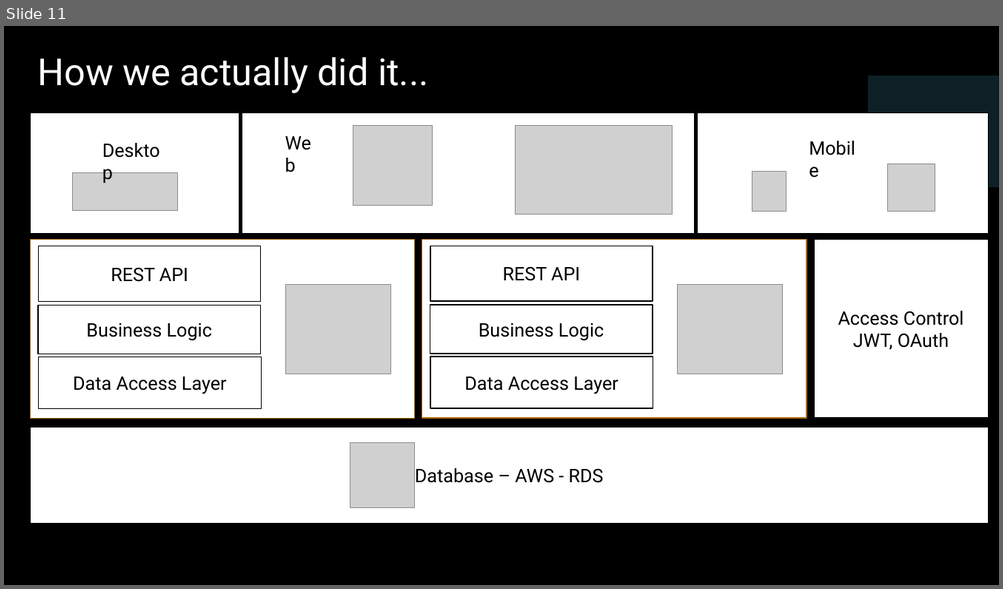
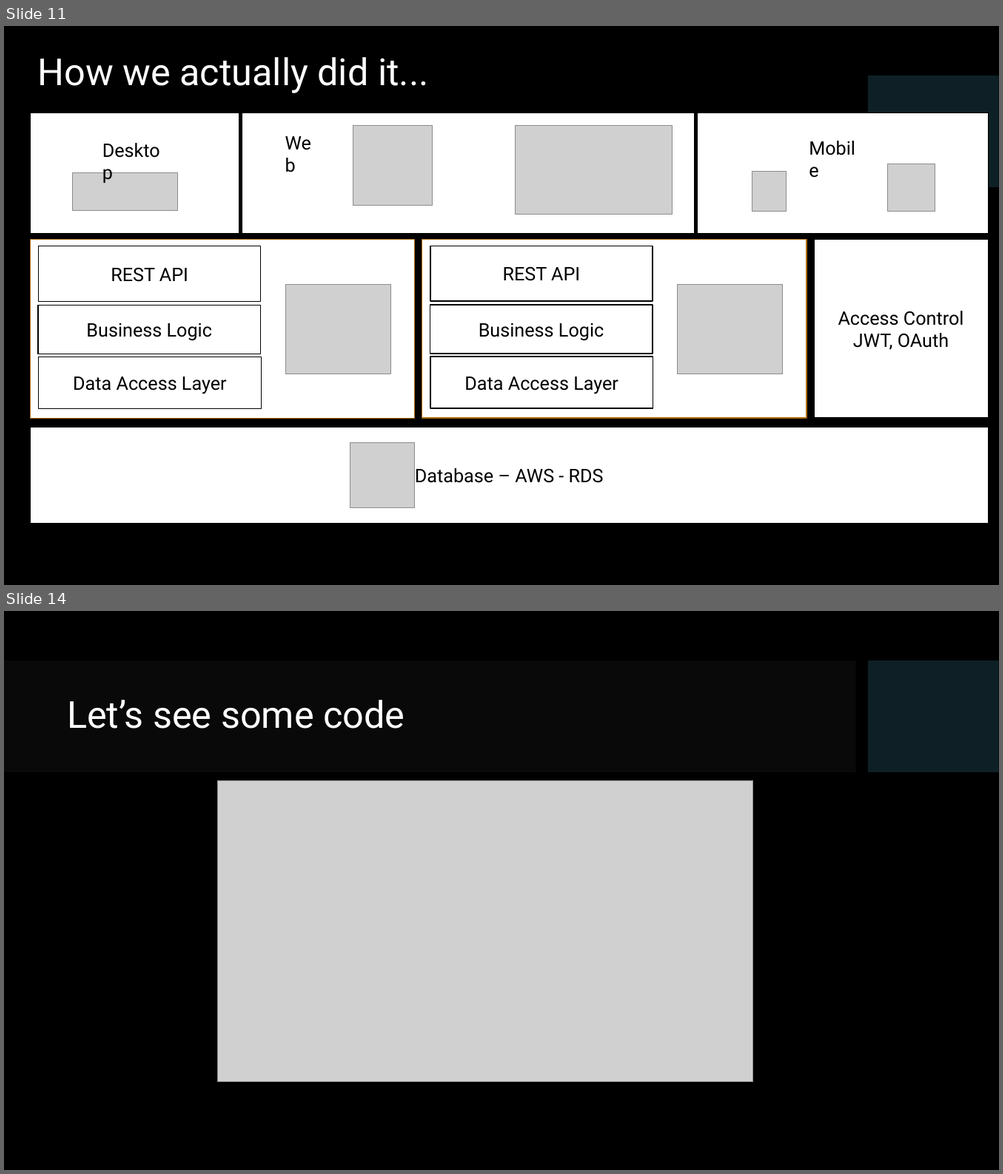
Before and after one commit to NikolayVasilev/DesktopAppsWithWeb, a slide deck: Presentation/DesktopAppsWithWeb.pptx. Shown one above the other, each under a label of ours: slide 11 before the commit, slides 11 and 14 after it; the slides between them are not shown. The pictures are 1003x589 and 1003x1174 pixels, drawn with LibreOffice and Linux fonts; fonts in the diff are those of the drawing; grey boxes stand for pictures; background and template pictures are left out. Boxes give left, top, right and bottom in pixels: in the first picture for what was removed or moved away, otherwise in the second. Text is boxed around its words. In the diff, an @@ line names an element or a change of style, - is before the commit and + after.

```diff
--- a/Presentation/DesktopAppsWithWeb.pptx
+++ b/Presentation/DesktopAppsWithWeb.pptx
@@ slide 14 added at <box>4,611,999,1170</box>, background picture (left out); not listed: 1 template element that a slide beside it also shows @@
@@ rectangle added at <box>4,661,855,773</box>, fill #262626 at 25% opacity @@
@@ title added at <box>67,700,404,729</box>, 36 pt, text #FFFFFF @@
+Let’s see some code
@@ picture added at <box>218,781,753,1082</box> @@
```
Also in this commit, not shown: 1 slide changed, 4 other slides added.
